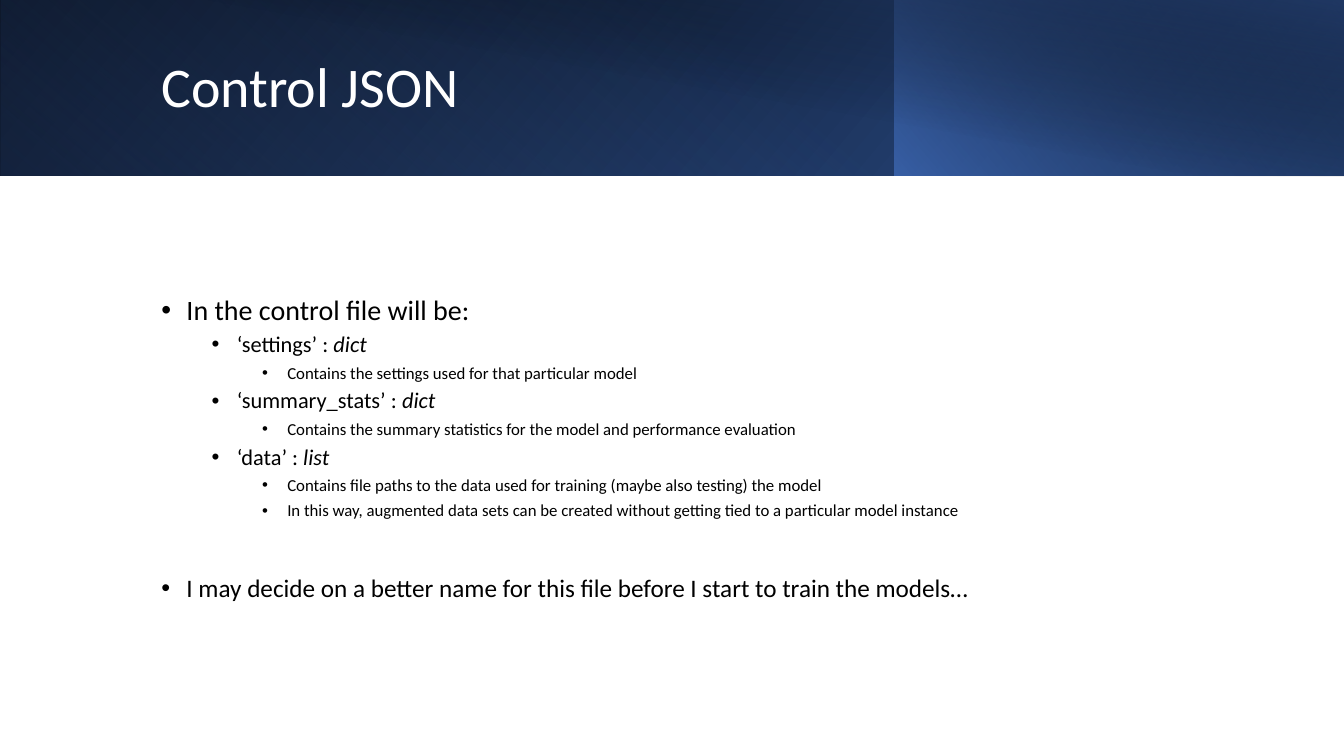
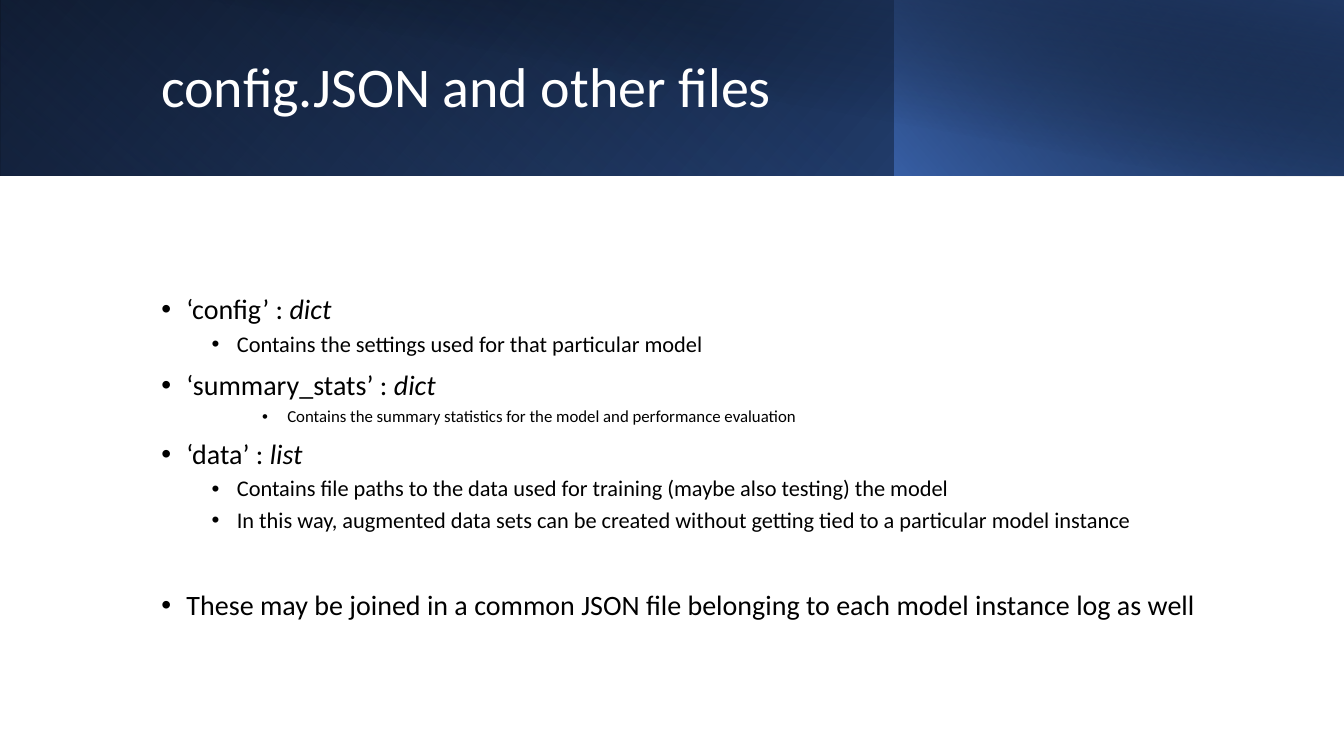
Before and after one commit to sjurmsc/MSC2023, a slide deck: slide 7 of Meeting Presentations/15.09.2022_ML Meeting.pptx. Drawn at 1344x756 pixels with LibreOffice and Linux fonts; fonts in the diff are those of the drawing. Boxes give left, top, right and bottom in pixels: in the first picture for what was removed or moved away, otherwise in the second. Text is boxed around its words. In the diff, an @@ line names an element or a change of style, - is before the commit and + after.

```diff
--- a/Meeting Presentations/15.09.2022_ML Meeting.pptx
+++ b/Meeting Presentations/15.09.2022_ML Meeting.pptx
@@ title at (x1=161, y1=68, x2=771, y2=117): text changed @@
-Control JSON
+config.JSON and other files
@@ text at (x1=186, y1=299, x2=332, y2=324): text changed @@
-• In the control file will be:
-  • ‘settings’ : dict
+• ‘config’ : dict
@@ text at (x1=186, y1=336, x2=1130, y2=532): size 12 to 16 pt in "Contains the settings used for that particular ...", "Contains file paths to the data used ...", "In this way, augmented data sets can ..."; size 16 to 20 pt in "‘summary_stats’ : dict", "‘data’ : list"; list level 3 to 2 in "Contains the settings used for ..."; list level 2 to 1 in "‘summary_stats’ : dict"; list level 2 to 1 in "‘data’ : list"; list level 3 to 2 in "Contains file paths to the ..."; list level 3 to 2 in "In this way, augmented data ..." @@
@@ text at (x1=186, y1=595, x2=1195, y2=620): text changed; size 18 to 20 pt @@
-• I may decide on a better name for this file before I start to train the models…
+• These may be joined in a common JSON file belonging to each model instance log as well
```
Also in this commit, not shown: 9 other slides changed, 1 other file.
